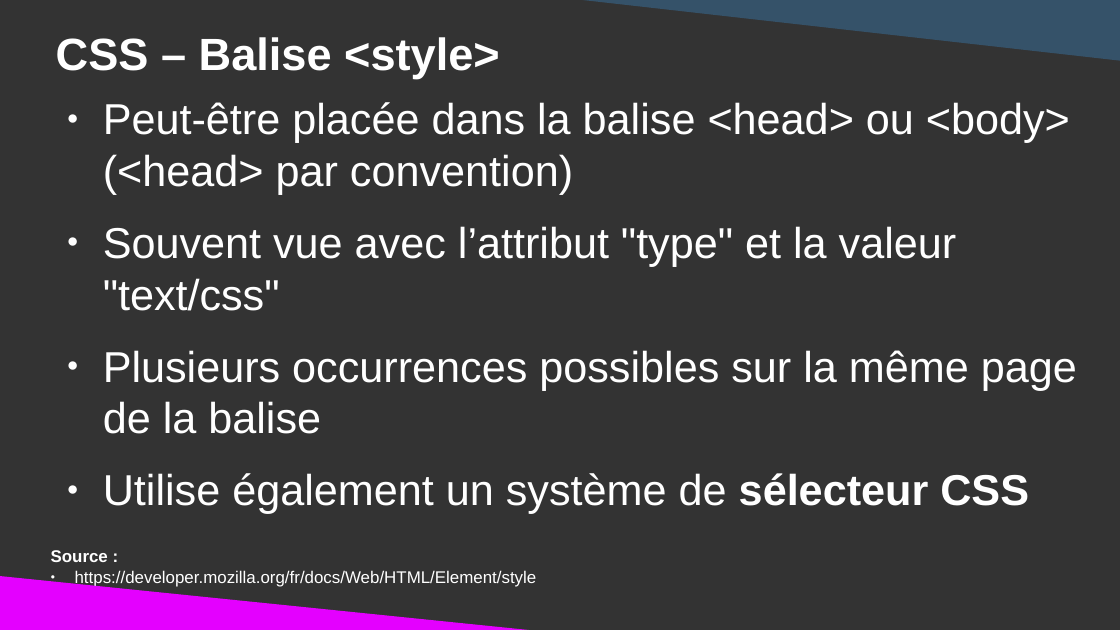
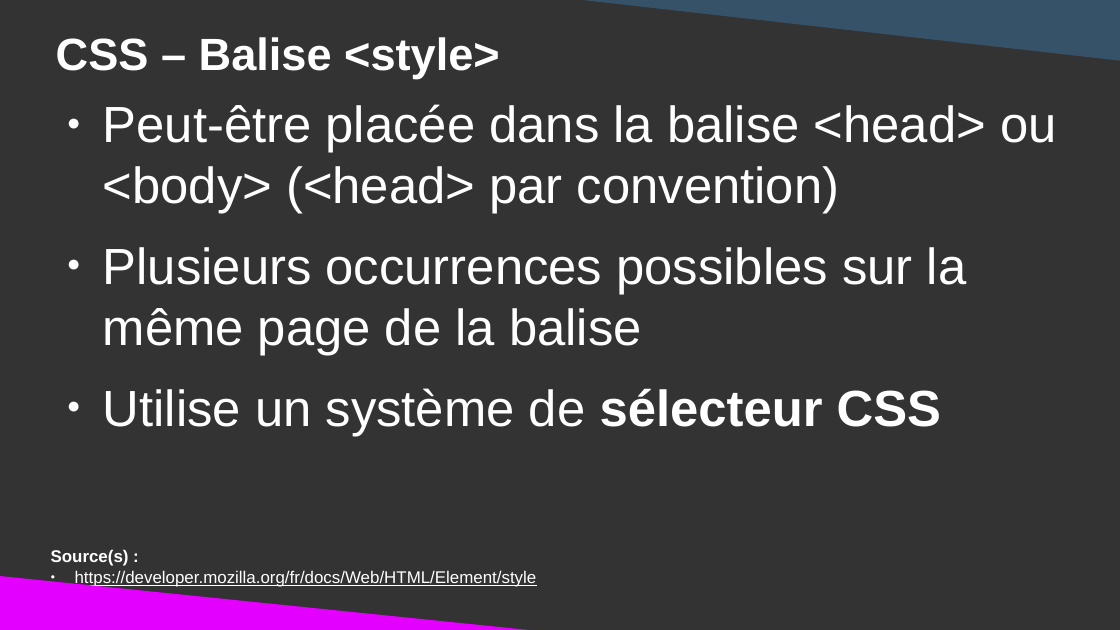
Before and after one commit to DanYellow/cours, a slide deck: slide 17 of integration-web-s1/travaux-pratiques/numero-3/presentation.odp. Drawn at 1120x630 pixels with LibreOffice and Linux fonts; fonts in the diff are those of the drawing. Boxes give left, top, right and bottom in pixels: in the first picture for what was removed or moved away, otherwise in the second. Text is boxed around its words. In the diff, an @@ line names an element or a change of style, - is before the commit and + after.

```diff
--- a/integration-web-s1/travaux-pratiques/numero-3/presentation.odp
+++ b/integration-web-s1/travaux-pratiques/numero-3/presentation.odp
@@ text at (x1=103, y1=104, x2=1056, y2=355): size 30.6 to 36 pt in "Peut-être placée dans la balise <head> ou ...", "Plusieurs occurrences possibles sur la même page ..." @@
@@ text at (x1=103, y1=226, x2=957, y2=311): paragraph removed @@
-● Souvent vue avec l’attribut "type" et la valeur "text/css"
@@ text at (x1=103, y1=388, x2=941, y2=436): text changed; size 30.6 to 36 pt @@
-● Utilise également un système de sélecteur CSS
+● Utilise un système de sélecteur CSS
@@ text at (x1=51, y1=549, x2=129, y2=566): text changed @@
-Source :
+Source(s) :
@@ text at (x1=75, y1=570, x2=537, y2=587): underline on in "https://developer.mozilla.org/fr/docs/Web/HTML/Element/style" @@
```
Also in this commit, not shown: 48 other slides changed, 1 slide added, 1 slide removed, 3 other files.
